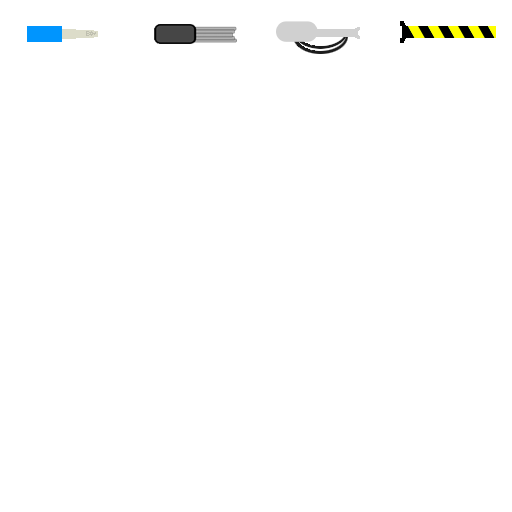
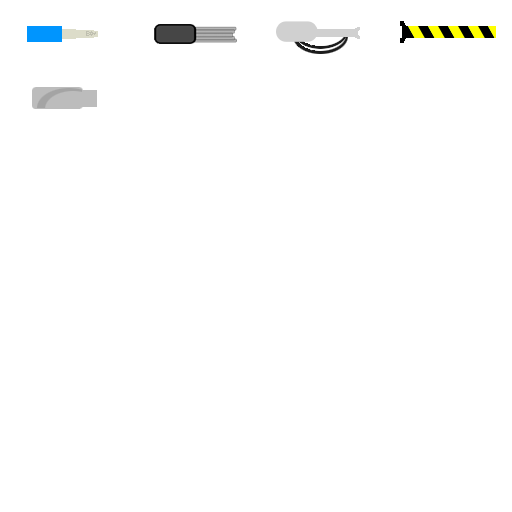
Two versions of the same layered image (512x512). Layer-by-layer changes:
added group "Grenade Launcher" with 4 layers above "Stinger" over bbox(32, 87, 97, 109)
added layer "Marking" (1st of 2, in "Grenade Launcher") (color burn) in group "Grenade Launcher" over bbox(37, 88, 82, 108)
added layer "Marking" (2nd of 2, in "Grenade Launcher") in group "Grenade Launcher" over bbox(40, 87, 83, 106)
added layer "Body" (1st of 3, in "Grenade Launcher") in group "Grenade Launcher" over bbox(32, 87, 83, 109)
added layer "Tube" in group "Grenade Launcher" over bbox(63, 90, 97, 107)
